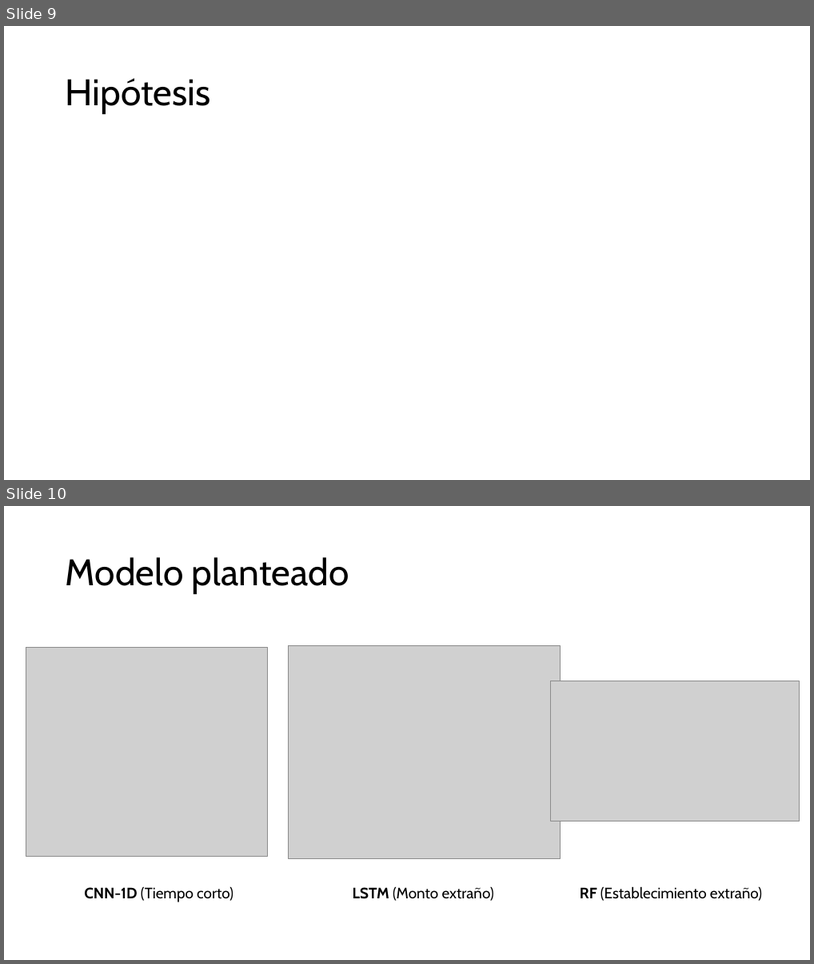
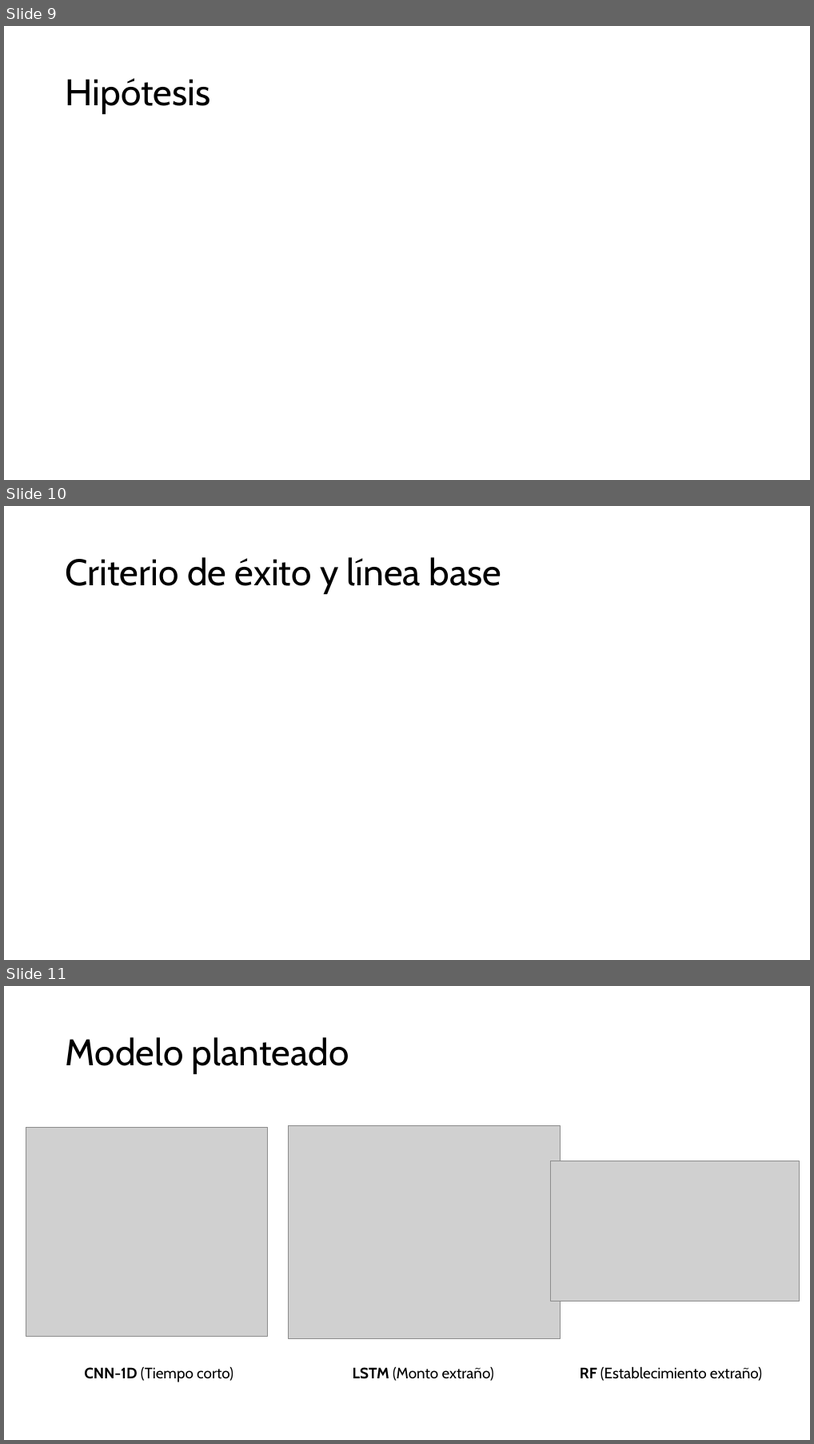
Before and after one commit to ricrod01/PROYECTO_4_DL, a slide deck: docs/Presentacion_Proyecto4.pptx. Shown one above the other, each under a label of ours: slides 9 and 10 before the commit, slides 9, 10 and 11 after it. The pictures are 814x964 and 814x1444 pixels, drawn with LibreOffice and Linux fonts; fonts in the diff are those of the drawing; grey boxes stand for pictures. Boxes give left, top, right and bottom in pixels: in the first picture for what was removed or moved away, otherwise in the second. Text is boxed around its words. In the diff, an @@ line names an element or a change of style, - is before the commit and + after.

```diff
--- a/docs/Presentacion_Proyecto4.pptx
+++ b/docs/Presentacion_Proyecto4.pptx
@@ slide 10 added at box(4, 506, 810, 960), background #FFFFFF @@
@@ title added at box(66, 557, 502, 594), 44 pt, text #000000 @@
+Criterio de éxito y línea base
@@ what was slide 10 is now slide 11 @@
```
Also in this commit, not shown: 1 slide changed, 1 other slide added, 1 slide removed, 1 other file.
